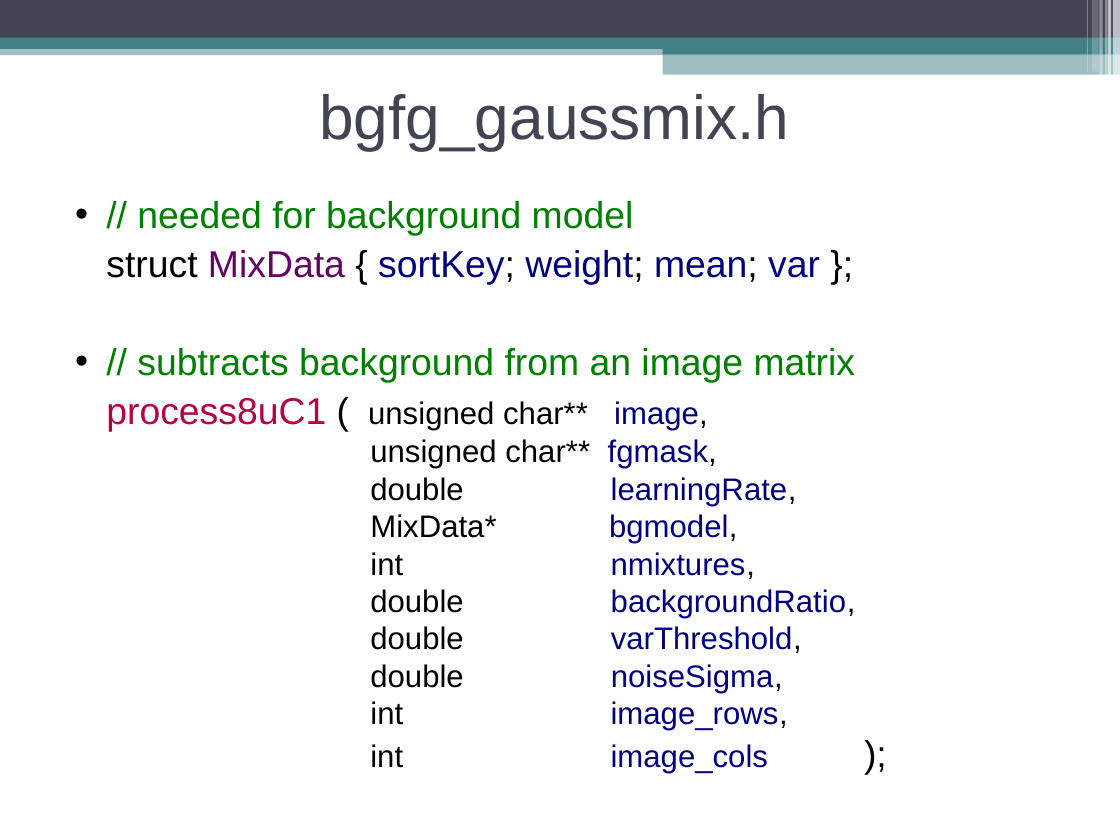
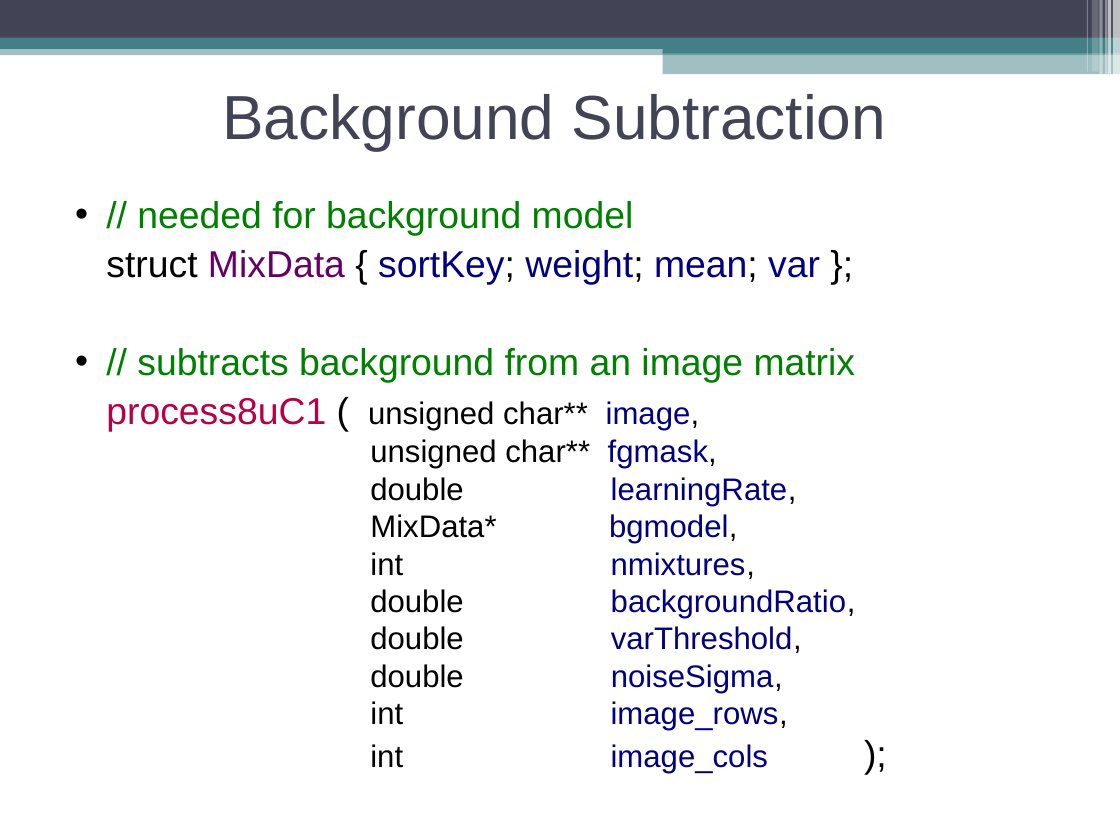
Before and after one commit to swp2013riot/riot-opencv-port, a slide deck: slide 9 of doc/final_presentation.odp. Drawn at 1120x840 pixels with LibreOffice and Linux fonts; fonts in the diff are those of the drawing. Boxes give left, top, right and bottom in pixels: in the first picture for what was removed or moved away, otherwise in the second. Text is boxed around its words. In the diff, an @@ line names an element or a change of style, - is before the commit and + after.

```diff
--- a/doc/final_presentation.odp
+++ b/doc/final_presentation.odp
@@ title at (223,94,886,150): text changed @@
-bgfg_gaussmix.h
+Background Subtraction
```
Also in this commit, not shown: 4 other slides changed, 5 slides added, 3 slides removed.
